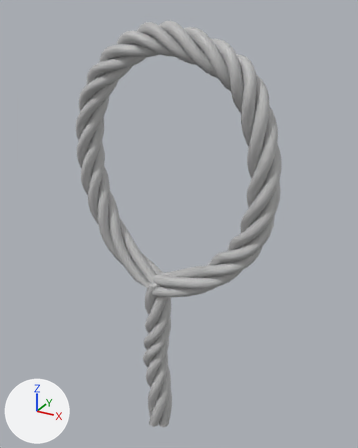
The FBX model Testing first personn/Assets/Props And Game Assets/Lewis' Models/New stuff/Assets/Rope.fbx, before and after one commit.
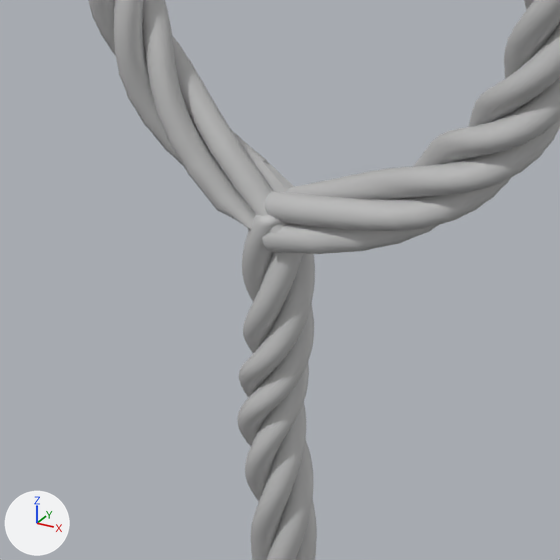
There are two pictures of each version: one whole from a 50 mm lens placed at (0.0364, -0.058, 0.0405), pointed at (0.003, 0.0026, 0.0102), one close up on the part from 16% to 73% of the width and 46% to 91% of the height. Lighting does not change. The marker at lower left points along +X, +Y and +Z. Where no turn or scale is listed for an object, it has been applied to the vertices.
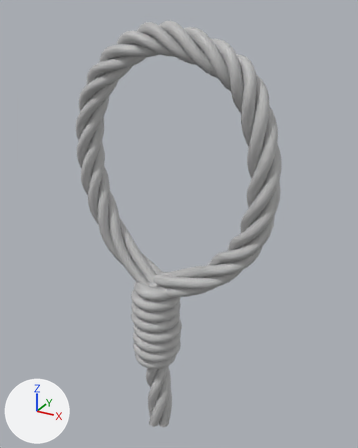
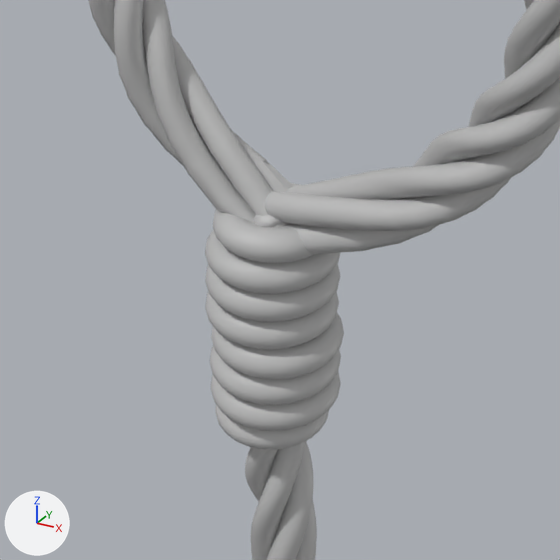
What the commit changed:
Mesh me_mesh_005 is new.
It has 500 vertices, 500 faces and spans x -0.00396..0.00399, y -0.00398..0.00398, z -0.00102..0.00102.
It uses material mat_lambert1 (grey #bcbcbc).
Mesh me_mesh_002 is new.
It has 500 vertices, 500 faces and spans x -0.00368..0.00371, y -0.0037..0.0037, z -0.00094..0.00094.
It uses material mat_lambert1 (grey #bcbcbc).
Mesh me_mesh_008 is new.
It has 500 vertices, 500 faces and spans x -0.00352..0.00355, y -0.00354..0.00354, z -0.0009..0.0009.
It uses material mat_lambert1 (grey #bcbcbc).
Object 'pTorus4' (ob_ptorus4) is new; it shows me_mesh_005.
Its location is (0.0002, 0.00013, -0.00967).
Object 'pTorus5' (ob_ptorus5) is new; it shows a copy of me_mesh_005.
Its location is (0.0004, 0.00013, -0.00776).
Object 'pTorus2' (ob_ptorus2) is new; it shows a copy of me_mesh_005.
Its location is (0.00022, 0.00013, -0.00194).
Object 'pTorus1' (ob_ptorus1) is new; it shows me_mesh_002.
Its location is (0.0005, 0.00013, -0.00004).
Object 'pTorus6' (ob_ptorus6) is new; it shows a copy of me_mesh_005.
Its location is (0.00006, 0.00013, -0.00578).
Object 'pTorus8' (ob_ptorus8) is new; it shows a copy of me_mesh_005.
Its location is (0.00019, 0.00013, -0.01156).
Object 'pTorus7' (ob_ptorus7) is new; it shows me_mesh_008.
Its location is (-0.00008, 0.00013, -0.01347).
Object 'pTorus3' (ob_ptorus3) is new; it shows a copy of me_mesh_005.
Its location is (0.00015, 0.00013, -0.00385).

Changed parts and their boxes [x1, y1, x2, y2] in the close-ups (560 x 560 px):
'pTorus2', added
    after: [205, 229, 341, 294]
'pTorus5', added
    after: [211, 313, 344, 379]
'pTorus3', added
    after: [205, 263, 340, 322]
'pTorus6', added
    after: [205, 291, 339, 349]
'pTorus8', added
    after: [211, 372, 341, 431]
'pTorus4', added
    after: [210, 345, 341, 405]
'pTorus1', added
    after: [213, 183, 315, 263]
'pTorus7', added
    after: [215, 405, 329, 450]
'pCylinder10', unchanged, covered by the edit
    before: [237, 208, 317, 560]
    after: [245, 208, 317, 560]
